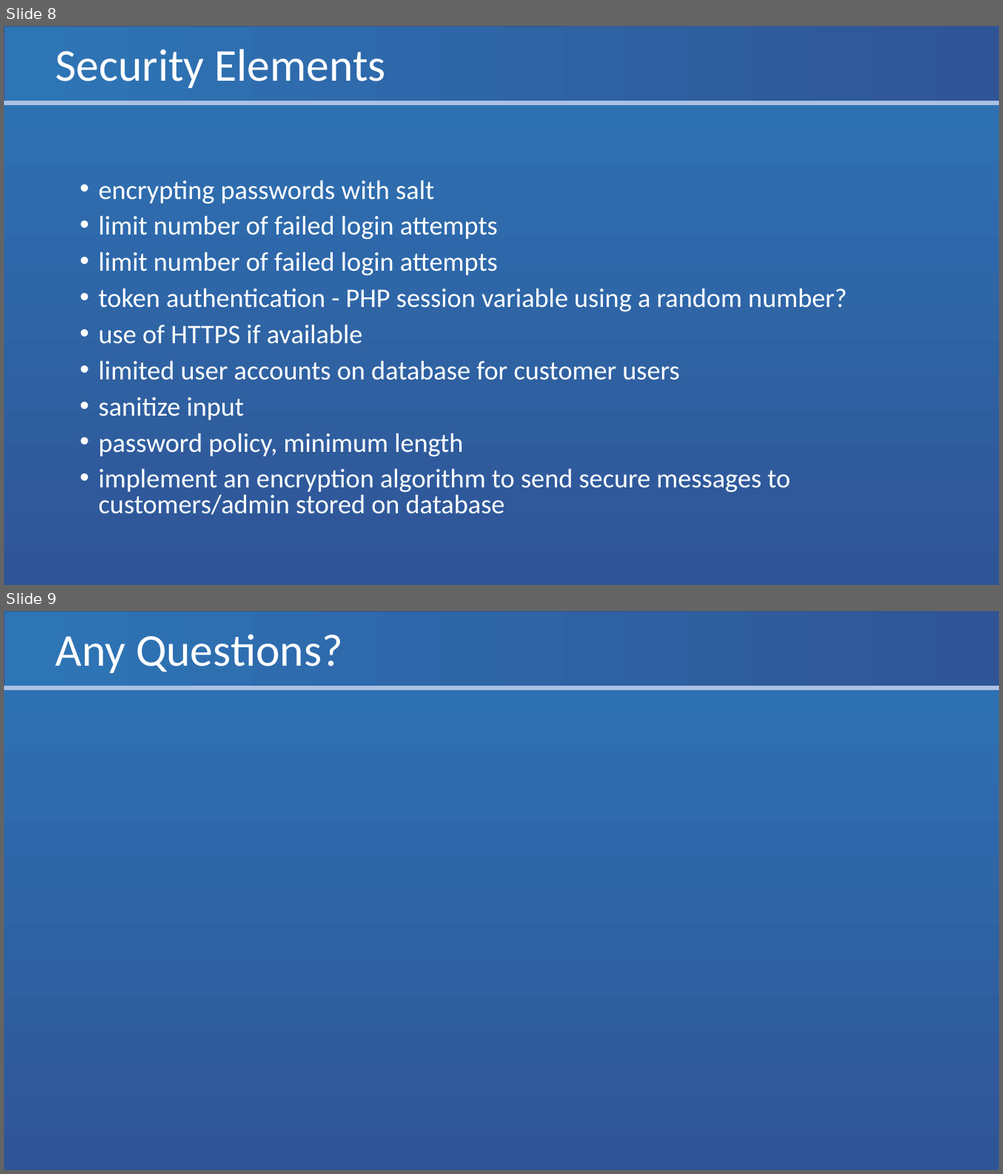
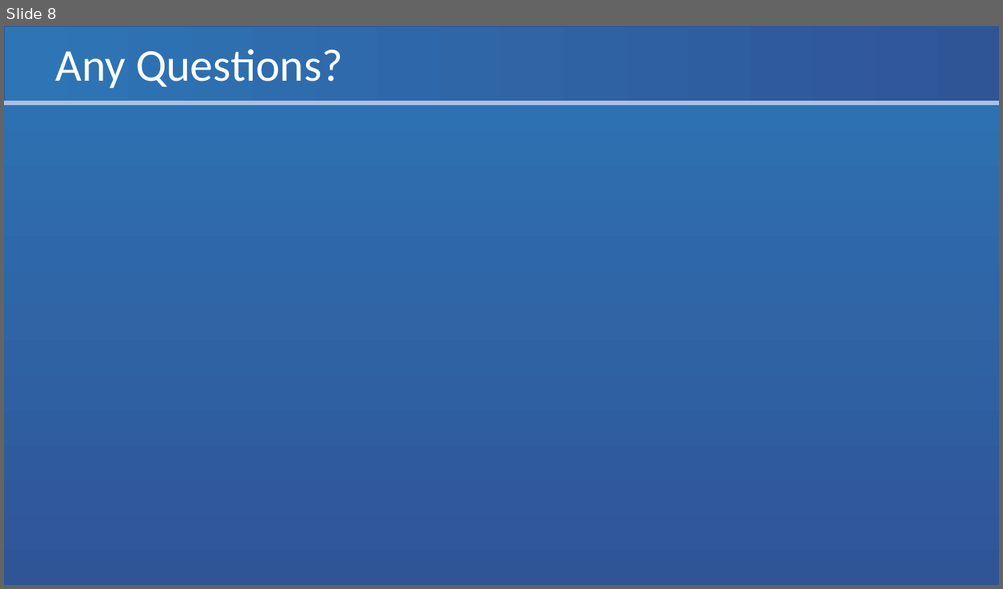
Before and after one commit to Eyo123/ISAD251REF, a slide deck: Documents/Presentations/PRCO204 Group Presentation 2.pptx. Shown one above the other, each under a label of ours: slides 8 and 9 before the commit, slide 8 after it. The pictures are 1003x1174 and 1003x589 pixels, drawn with LibreOffice and Linux fonts; fonts in the diff are those of the drawing. Boxes give left, top, right and bottom in pixels: in the first picture for what was removed or moved away, otherwise in the second. Text is boxed around its words. In the diff, an @@ line names an element or a change of style, - is before the commit and + after.

```diff
--- a/Documents/Presentations/PRCO204 Group Presentation 2.pptx
+++ b/Documents/Presentations/PRCO204 Group Presentation 2.pptx
@@ slide 8 removed at bbox=[4, 26, 999, 585], background gradient #2E75B6 to #2F5597; not listed: 2 template elements that a slide beside it also shows @@
@@ title removed at bbox=[56, 49, 386, 88] @@
-Security Elements
@@ text removed at bbox=[99, 181, 847, 515] @@
-• encrypting passwords with salt
-• limit number of failed login attempts
-• limit number of failed login attempts
-• token authentication - PHP session variable using a random number?
-• use of HTTPS if available
-• limited user accounts on database for customer users
-• sanitize input
-• password policy, minimum length
-• implement an encryption algorithm to send secure messages to customers/admin stored on database
@@ what was slide 9 is now slide 8 @@
```
Also in this commit, not shown: 2 slides changed, 3 slides added, 3 other slides removed.
